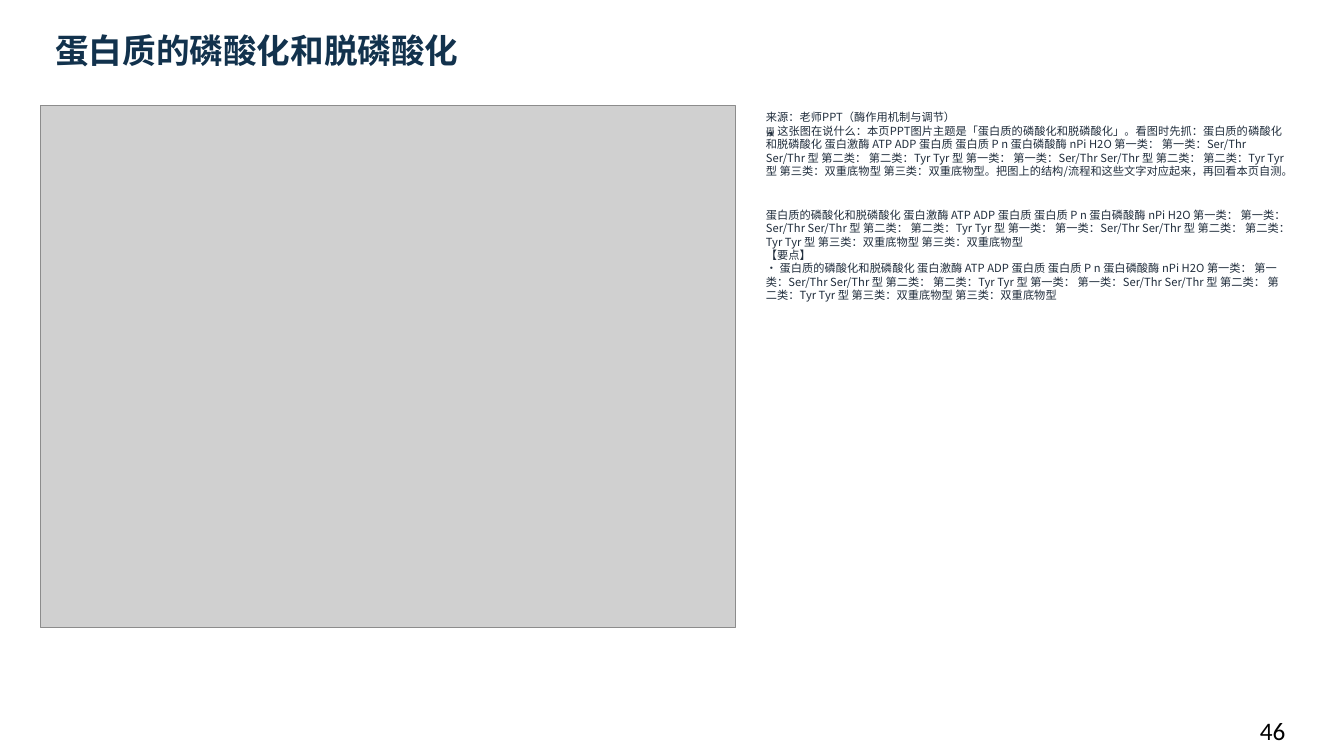
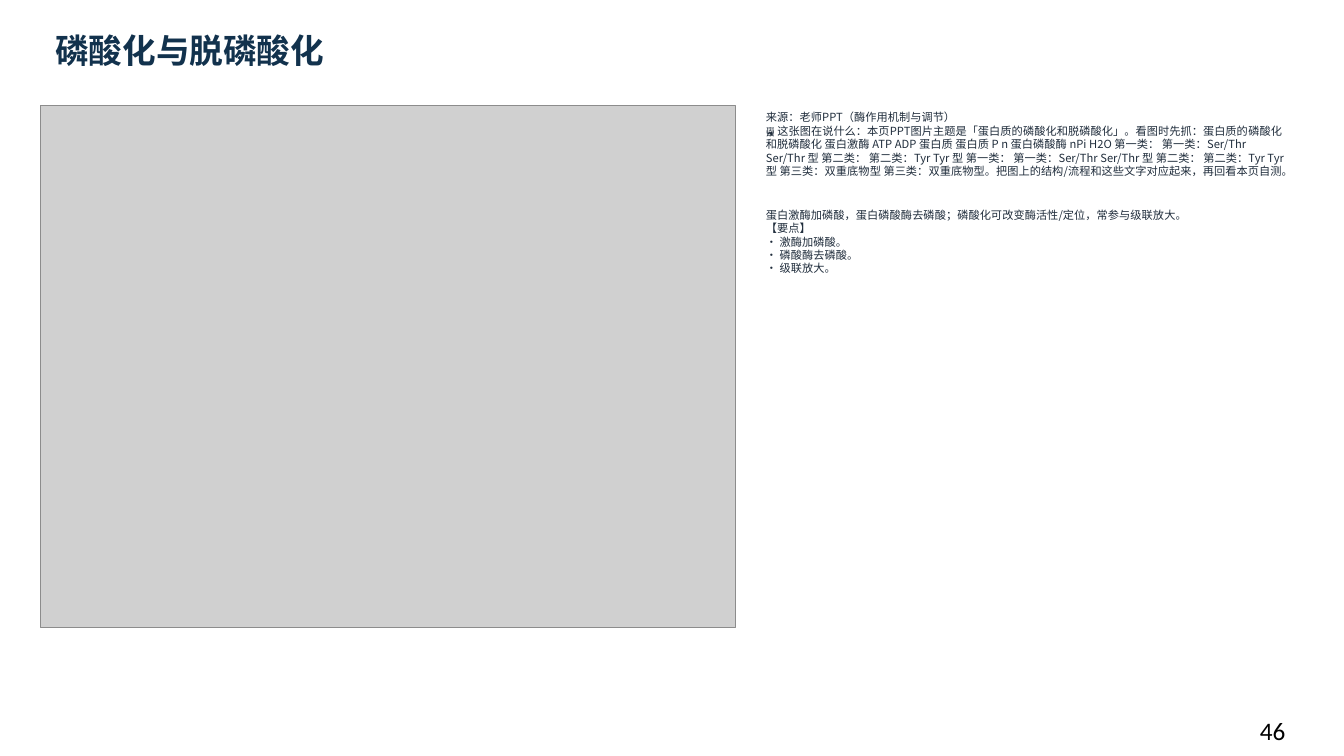
Before and after one commit to newkan-li/Biochemistry, a slide deck: slide 46 of downloads/bc08-ai-style.pptx. Drawn at 1344x756 pixels with LibreOffice and Linux fonts; fonts in the diff are those of the drawing; grey boxes stand for pictures. Boxes give left, top, right and bottom in pixels: in the first picture for what was removed or moved away, otherwise in the second. Text is boxed around its words. In the diff, an @@ line names an element or a change of style, - is before the commit and + after.

```diff
--- a/downloads/bc08-ai-style.pptx
+++ b/downloads/bc08-ai-style.pptx
@@ text at [55, 34, 324, 66]: text changed @@
-蛋白质的磷酸化和脱磷酸化
+磷酸化与脱磷酸化
@@ text at [766, 111, 1293, 273]: text changed @@
-来源：老师PPT（酶作用机制与调节）
-🖼 这张图在说什么：本页PPT图片主题是「蛋白质的磷酸化和脱磷酸化」。看图时先抓：蛋白质的磷酸化和脱磷酸化 蛋白激酶 ATP ADP 蛋白质 蛋白质 P n 蛋白磷酸酶 nPi H2O 第一类： 第一类：Ser/Thr Ser/Thr 型 第二类： 第二类：Tyr Tyr 型 第一类： 第一类：Ser/Thr Ser/Thr 型 第二类： 第二类：Tyr Tyr 型 第三类：双重底物型 第三类：双重底物型。把图上的结构/流程和这些文字对应起来，再回看本页自测。
-蛋白质的磷酸化和脱磷酸化 蛋白激酶 ATP ADP 蛋白质 蛋白质 P n 蛋白磷酸酶 nPi H2O 第一类： 第一类：Ser/Thr Ser/Thr 型 第二类： 第二类：Tyr Tyr 型 第一类： 第一类：Ser/Thr Ser/Thr 型 第二类： 第二类：Tyr Tyr 型 第三类：双重底物型 第三类：双重底物型
-【要点】
-• 蛋白质的磷酸化和脱磷酸化 蛋白激酶 ATP ADP 蛋白质 蛋白质 P n 蛋白磷酸酶 nPi H2O 第一类： 第一类：Ser/Thr Ser/Thr 型 第二类： 第二类：Tyr Tyr 型 第一类： 第一类：Ser/Thr Ser/Thr 型 第二类： 第二类：Tyr Tyr 型 第三类：双重底物型 第三类：双重底物型
+来源：老师PPT（酶作用机制与调节）
+🖼 这张图在说什么：本页PPT图片主题是「蛋白质的磷酸化和脱磷酸化」。看图时先抓：蛋白质的磷酸化和脱磷酸化 蛋白激酶 ATP ADP 蛋白质 蛋白质 P n 蛋白磷酸酶 nPi H2O 第一类： 第一类：Ser/Thr Ser/Thr 型 第二类： 第二类：Tyr Tyr 型 第一类： 第一类：Ser/Thr Ser/Thr 型 第二类： 第二类：Tyr Tyr 型 第三类：双重底物型 第三类：双重底物型。把图上的结构/流程和这些文字对应起来，再回看本页自测。
+蛋白激酶加磷酸，蛋白磷酸酶去磷酸；磷酸化可改变酶活性/定位，常参与级联放大。
+【要点】
+• 激酶加磷酸。
+• 磷酸酶去磷酸。
+• 级联放大。
```
Also in this commit, not shown: 41 other slides changed, 5 other files.
